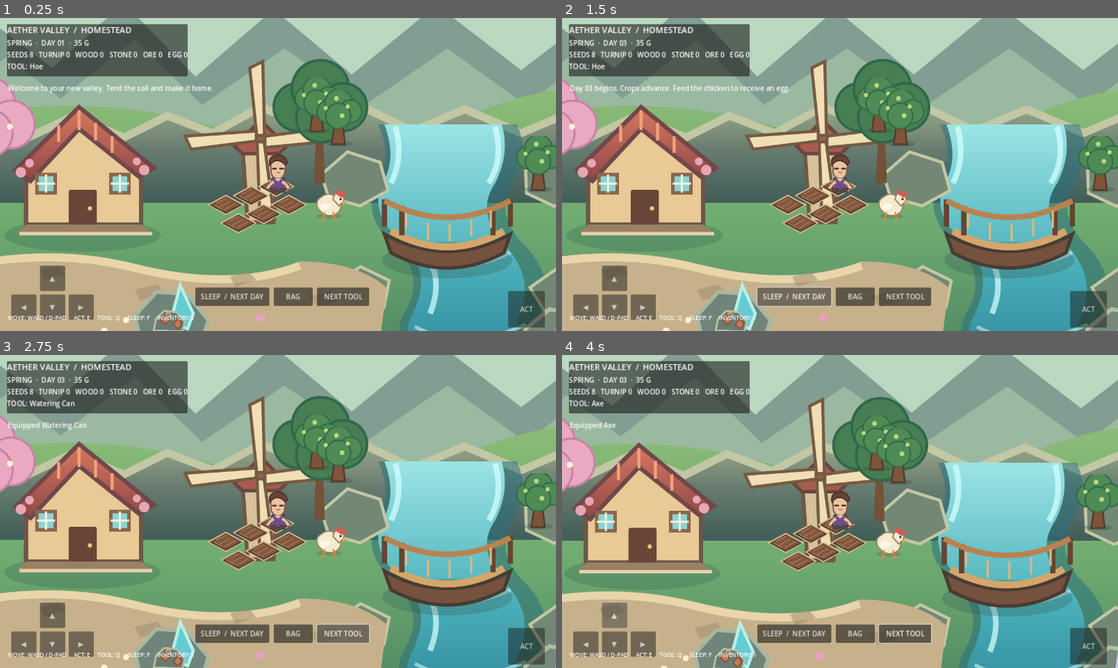
Above: before the commit, frames 1-4 (two rows, left to right).
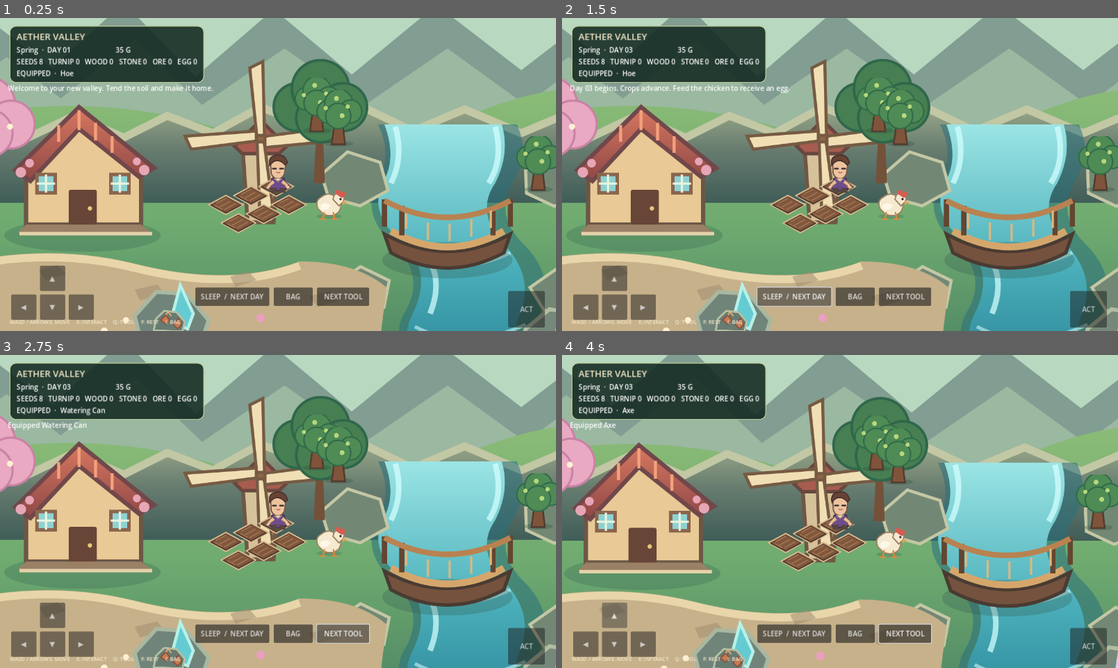
Above: after the commit, the same moments.

Repository: rintatia/aether-valley
Game: Godot game, scene res://scenes/main.tscn
The game is run twice, just before and just after one commit, with the same random seed, the same clock (stepped at 60 frames per second) and the same inputs.
Inputs:
- Up to frame 1 (0.25 s): no input
- Up to frame 2 (1.5 s): click "SLEEP / NEXT DAY" at 0.5 s; click "SLEEP / NEXT DAY" at 1.25 s
- Up to frame 3 (2.75 s): click "NEXT TOOL" at 2 s
- Up to frame 4 (4 s): click "NEXT TOOL" at 2.75 s; click "▲" at 3.5 s

The runs differ from the first frame. In frame 1, 6.7% of the frame differs, in the area x 1-37%, y 2-98%; in frame 2, 6.7%; in frame 3, 6.6%; in frame 4, 6.7%.

Commit message:
ui: restyle world HUD with polished valley panel and mobile hint handling

Diff:
--- a/scripts/world.gd
+++ b/scripts/world.gd
@@ -116,14 +116,25 @@
 	layer.name = "GameHUD"
 	add_child(layer)
 	var panel := PanelContainer.new()
-	panel.position = Vector2(16, 14)
-	panel.custom_minimum_size = Vector2(390, 120)
+	panel.position = Vector2(22, 18)
+	panel.custom_minimum_size = Vector2(370, 112)
+	var panel_style := StyleBoxFlat.new()
+	panel_style.bg_color = Color(0.075, 0.16, 0.13, 0.88)
+	panel_style.border_color = Color("#b8c994")
+	panel_style.set_border_width_all(2)
+	panel_style.set_corner_radius_all(14)
+	panel_style.content_margin_left = 16
+	panel_style.content_margin_right = 16
+	panel_style.content_margin_top = 10
+	panel_style.content_margin_bottom = 10
+	panel.add_theme_stylebox_override("panel", panel_style)
 	layer.add_child(panel)
 	var stack := VBoxContainer.new()
 	panel.add_child(stack)
 	var title := Label.new()
-	title.text = "AETHER VALLEY  /  HOMESTEAD"
-	title.add_theme_font_size_override("font_size", 19)
+	title.text = "AETHER VALLEY"
+	title.add_theme_font_size_override("font_size", 21)
+	title.add_theme_color_override("font_color", Color("#f3e8c8"))
 	stack.add_child(title)
 	_stats = Label.new()
 	stack.add_child(_stats)
@@ -137,10 +148,13 @@
 	_hud.autowrap_mode = TextServer.AUTOWRAP_WORD_SMART
 	layer.add_child(_hud)
 	var help := Label.new()
-	help.text = "MOVE: WASD / D-PAD     ACT: E     TOOL: Q     SLEEP: F     INVENTORY: I"
-	help.position = Vector2(18, 680)
-	help.add_theme_font_size_override("font_size", 13)
+	help.text = "WASD / ARROWS: MOVE     E: INTERACT     Q: TOOL     F: REST     I: BAG"
+	help.position = Vector2(22, 690)
+	help.add_theme_font_size_override("font_size", 12)
+	help.add_theme_color_override("font_color", Color("#f4e9cc"))
 	layer.add_child(help)
+	if OS.has_feature("mobile"):
+		help.visible = false
 	var sleep_button := Button.new()
 	sleep_button.text = "SLEEP  /  NEXT DAY"
 	sleep_button.position = Vector2(450, 620)
@@ -163,9 +177,9 @@
 func _update_hud() -> void:
 	if not is_instance_valid(_stats):
 		return
-	_stats.text = "%s  ·  DAY %02d  ·  %d G" % [season_names[season_index].to_upper(), day, coins]
+	_stats.text = "%s  ·  DAY %02d                         %d G" % [season_names[season_index], day, coins]
 	_inventory_label.text = "SEEDS %d   TURNIP %d   WOOD %d   STONE %d   ORE %d   EGG %d" % [int(inventory["Turnip Seeds"]), int(inventory["Turnip"]), int(inventory["Wood"]), int(inventory["Stone"]), int(inventory["Ore"]), int(inventory["Egg"])]
-	_tool_label.text = "TOOL: " + active_tool
+	_tool_label.text = "EQUIPPED  ·  " + active_tool
 	_hud.text = message
 
 func _say(text: String, seconds := 3.5) -> void:
